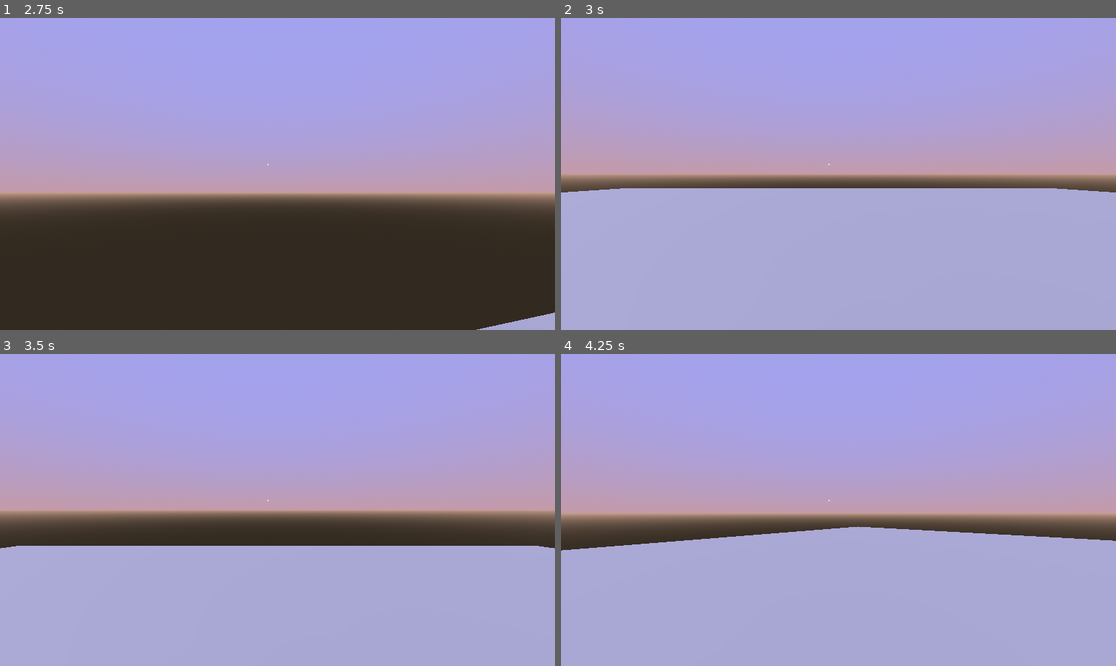
Above: before the commit, frames 1-4 (two rows, left to right).
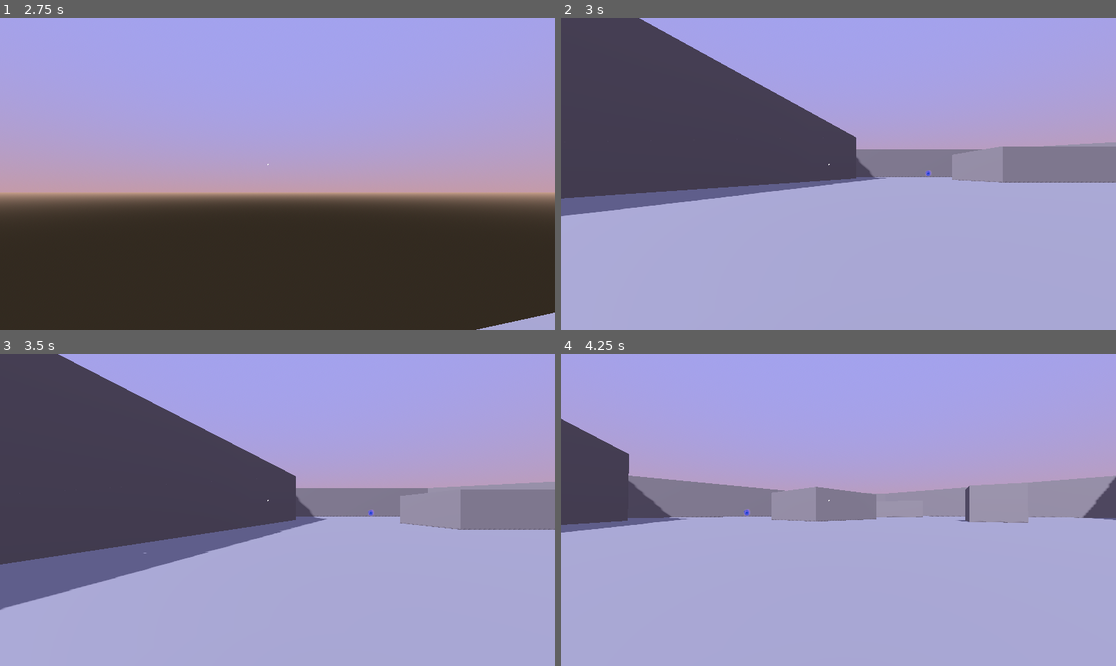
Above: after the commit, the same moments.

Repository: ToBeArtistic/rogue-antinomia
Game: Godot game, scene res://rogue_antinomia.tscn
Two runs of this game, one before a commit and one after it. Both use one fixed random seed, a clock stepped at 60 frames per second and the inputs below.
Inputs (mouse positions are in pixels of both pictures, inside the frame that each line leads up to):
- Up to frame 1 (2.75 s): tap Enter at 0.5 s; move the mouse to (305, 174) at 0.52 s; press the mouse at (305, 174) at 0.53 s; hold W (move_forward) from 0.53 s (still down); tap Space (jump) at 0.77, 1.52 s; move the mouse to (249, 174) at 1.27 s; release the mouse at (249, 174) at 1.28 s; tap F (interact) at 1.35 s; move the mouse to (288, 167) at 2.02 s; press the mouse at (288, 167) at 2.03 s
- Up to frame 2 (3 s): keep holding W (move_forward); move the mouse to (832, 180) at 2.77 s; release the mouse at (832, 180) at 2.78 s; tap F (interact) at 2.85 s
- Up to frame 3 (3.5 s): keep holding W (move_forward); tap Space (jump) at 3.02 s
- Up to frame 4 (4.25 s): keep holding W (move_forward); move the mouse to (877, 513) at 3.52 s; press the mouse at (877, 513) at 3.53 s; tap Space (jump) at 3.77 s

Frame 1 is identical in both runs. In frame 2, 29% of the frame differs, in the area x 0-100%, y 0-64%; in frame 3, 37%, in the area x 0-100%, y 0-82%; in frame 4, 18%.
Error in both runs: Invalid call. Nonexistent function 'interact' in base 'Nil'. (res://scenes/game/handlers/player_handler/player_handler.gd:23)

Commit message:
added another level

Diff:
--- a/scenes/game/handlers/level_handler/level_handler.gd
+++ b/scenes/game/handlers/level_handler/level_handler.gd
@@ -26,6 +26,10 @@
 
 
 func next_level():
+	if level_index+1 == levels.size():
+		select_hub_area()
+		return
+
 	var level_scene = levels[level_index+1]
 	select_level(level_scene)
 	level_index += 1
--- a/scenes/game/handlers/level_handler/level_handler.tscn
+++ b/scenes/game/handlers/level_handler/level_handler.tscn
@@ -1,10 +1,11 @@
-[gd_scene load_steps=4 format=3 uid="uid://blottet3adujl"]
+[gd_scene load_steps=5 format=3 uid="uid://blottet3adujl"]
 
 [ext_resource type="Script" path="res://scenes/game/handlers/level_handler/level_handler.gd" id="1_rrfer"]
 [ext_resource type="PackedScene" uid="uid://cloimi2y50yr8" path="res://scenes/level/hub_area/hub_area.tscn" id="2_oytte"]
+[ext_resource type="PackedScene" uid="uid://csjndma7u6quf" path="res://scenes/level/PH_tile_2/ph_tile_2.tscn" id="3_1iqae"]
 [ext_resource type="PackedScene" uid="uid://0koxni444x14" path="res://scenes/level/PH_tile_1/ph_level_1.tscn" id="3_opa2t"]
 
 [node name="level_handler" type="Node3D"]
 script = ExtResource("1_rrfer")
 hub_area = ExtResource("2_oytte")
-levels = Array[PackedScene]([ExtResource("3_opa2t")])
+levels = Array[PackedScene]([ExtResource("3_1iqae"), ExtResource("3_opa2t")])
--- a/scenes/level/PH_tile_1/ph_level_1.tscn
+++ b/scenes/level/PH_tile_1/ph_level_1.tscn
@@ -1,6 +1,7 @@
-[gd_scene load_steps=6 format=3 uid="uid://0koxni444x14"]
+[gd_scene load_steps=7 format=3 uid="uid://0koxni444x14"]
 
 [ext_resource type="PackedScene" uid="uid://btp2dn8ciqlm7" path="res://scenes/game/game_elements/player_spawn/player_spawn.tscn" id="1_dguos"]
+[ext_resource type="PackedScene" uid="uid://bb3jnlcxi5gpw" path="res://scenes/game/game_elements/start_portal/start_portal.tscn" id="2_8yu36"]
 
 [sub_resource type="BoxMesh" id="BoxMesh_qo7hx"]
 
@@ -33,7 +34,6 @@
 [node name="StaticBody3D" type="StaticBody3D" parent="geometry/box"]
 
 [node name="CollisionShape3D" type="CollisionShape3D" parent="geometry/box/StaticBody3D"]
-transform = Transform3D(1, 0, 0, 0, 1, 0, 0, 0, 1, 0, 0, 0)
 shape = SubResource("ConvexPolygonShape3D_i0mld")
 
 [node name="box2" type="MeshInstance3D" parent="geometry"]
@@ -43,7 +43,6 @@
 [node name="StaticBody3D" type="StaticBody3D" parent="geometry/box2"]
 
 [node name="CollisionShape3D" type="CollisionShape3D" parent="geometry/box2/StaticBody3D"]
-transform = Transform3D(1, 0, 0, 0, 1, 0, 0, 0, 1, 0, 0, 0)
 shape = SubResource("ConvexPolygonShape3D_i0mld")
 
 [node name="spawn_points" type="Node3D" parent="."]
@@ -52,3 +51,8 @@
 transform = Transform3D(1, 0, 0, 0, 1, 0, 0, 0, 1, 0, 1, 0)
 
 [node name="player_spawn" parent="spawn_points/player_spawn_1" instance=ExtResource("1_dguos")]
+
+[node name="start_portal_1" type="Node3D" parent="."]
+transform = Transform3D(0.630662, 0, 0.776057, 0, 1, 0, -0.776057, 0, 0.630662, -10.3844, 1.70616, -10.7809)
+
+[node name="start_portal" parent="start_portal_1" instance=ExtResource("2_8yu36")]
--- /dev/null
+++ b/scenes/level/PH_tile_2/ph_tile_2.tscn
@@ -0,0 +1,70 @@
+[gd_scene load_steps=3 format=3 uid="uid://csjndma7u6quf"]
+
+[ext_resource type="PackedScene" uid="uid://btp2dn8ciqlm7" path="res://scenes/game/game_elements/player_spawn/player_spawn.tscn" id="1_hryfm"]
+[ext_resource type="PackedScene" uid="uid://bb3jnlcxi5gpw" path="res://scenes/game/game_elements/start_portal/start_portal.tscn" id="2_00e0i"]
+
+[node name="ph_tile_2" type="Node3D"]
+
+[node name="walls" type="CSGCombiner3D" parent="."]
+use_collision = true
+
+[node name="CSGBox3D2" type="CSGBox3D" parent="walls"]
+transform = Transform3D(1, 0, 0, 0, 1, 0, 0, 0, 1, 0, 4.91102, -41.271)
+size = Vector3(54.8185, 9.40127, 1)
+
+[node name="CSGBox3D3" type="CSGBox3D" parent="walls"]
+transform = Transform3D(0.812521, 0, -0.582932, 0, 1, 0, 0.582932, 0, 0.812521, 33.3368, 4.91102, -31.9075)
+size = Vector3(43.9121, 9.40127, 1)
+
+[node name="CSGBox3D4" type="CSGBox3D" parent="walls"]
+transform = Transform3D(-0.035388, 0, -0.999374, 0, 1, 0, 0.999374, 0, -0.035388, 48.8481, 4.91102, 0.0536013)
+size = Vector3(81.6092, 9.40127, 1)
+
+[node name="CSGBox3D5" type="CSGBox3D" parent="walls"]
+transform = Transform3D(1, 0, 0, 0, 1, 0, 0, 0, 1, -0.209951, 4.91102, 37.2225)
+size = Vector3(128.1, 9.40127, 1)
+
+[node name="CSGBox3D6" type="CSGBox3D" parent="walls"]
+transform = Transform3D(-0.0118156, 0, 0.99993, 0, 1, 0, -0.99993, 0, -0.0118156, -24.9589, 4.91102, -33.3689)
+size = Vector3(30.5363, 9.40127, 1)
+
+[node name="CSGBox3D7" type="CSGBox3D" parent="walls"]
+transform = Transform3D(-0.382506, 0, -0.923953, 0, 1, 0, 0.923953, 0, -0.382506, -35.2287, 4.91102, 7.01556)
+size = Vector3(54.8185, 9.40127, 1)
+
+[node name="CSGBox3D8" type="CSGBox3D" parent="walls"]
+transform = Transform3D(0.575191, 0, -0.818019, 0, 1, 0, 0.818019, 0, 0.575191, -43.2214, 4.91102, 31.3358)
+size = Vector3(29.4002, 9.40127, 1)
+
+[node name="floor" type="CSGCombiner3D" parent="."]
+use_collision = true
+
+[node name="CSGBox3D" type="CSGBox3D" parent="floor"]
+size = Vector3(101.841, 1, 84.9971)
+
+[node name="middle" type="CSGCombiner3D" parent="."]
+use_collision = true
+
+[node name="CSGBox3D2" type="CSGBox3D" parent="middle"]
+transform = Transform3D(1, 0, 0, 0, 1, 0, 0, 0, 1, -2.04148, 2.58485, -2.20961)
+size = Vector3(13.8004, 4.33709, 10.5244)
+
+[node name="CSGBox3D3" type="CSGBox3D" parent="middle"]
+transform = Transform3D(0.797321, 0, 0.603556, 0, 1, 0, -0.603556, 0, 0.797321, 25.6745, 2.58485, -12.1238)
+size = Vector3(13.8004, 4.33709, 26.4036)
+
+[node name="CSGBox3D4" type="CSGBox3D" parent="middle"]
+transform = Transform3D(0.964783, 0, 0.263048, 0, 1, 0, -0.263048, 0, 0.964783, 5.52029, 2.58485, 19.0047)
+size = Vector3(5.04068, 4.33709, 5.20322)
+
+[node name="spawn_points" type="Node3D" parent="."]
+
+[node name="player_spawn_1" type="Node3D" parent="spawn_points"]
+transform = Transform3D(1, 0, 0, 0, 1, 0, 0, 0, 1, -28.149, 0.999998, 27.529)
+
+[node name="player_spawn" parent="spawn_points/player_spawn_1" instance=ExtResource("1_hryfm")]
+
+[node name="start_portal_1" type="Node3D" parent="."]
+transform = Transform3D(1, 0, 0, 0, 1, 0, 0, 0, 1, 0, 1.68191, -36.668)
+
+[node name="start_portal" parent="start_portal_1" instance=ExtResource("2_00e0i")]
